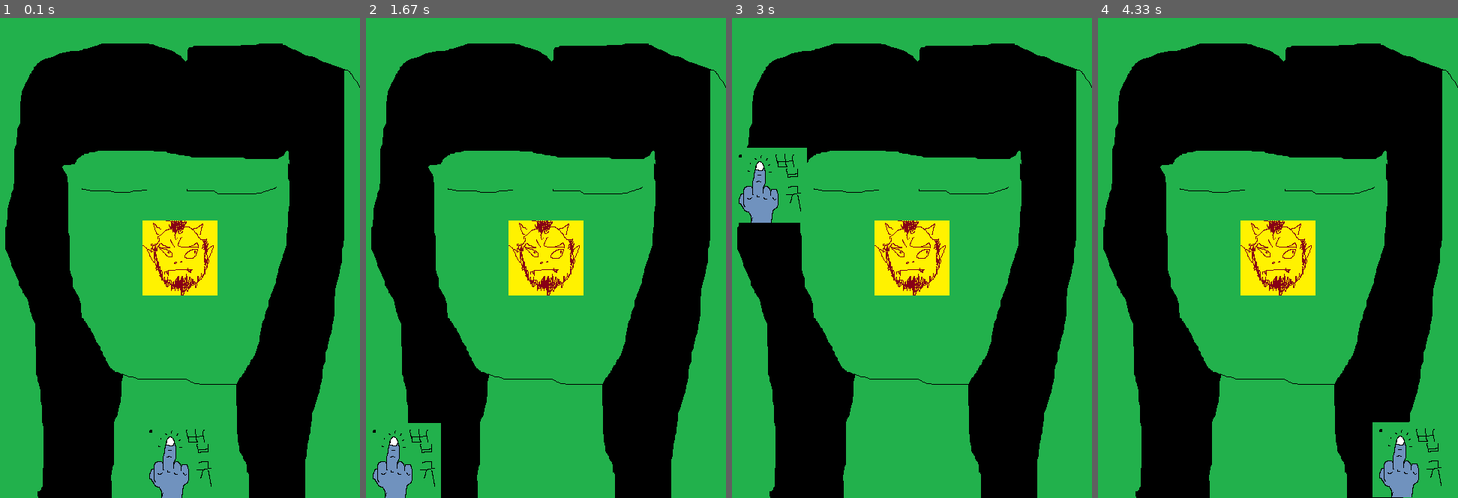
Above: before the commit, frames 1-4 (left to right).
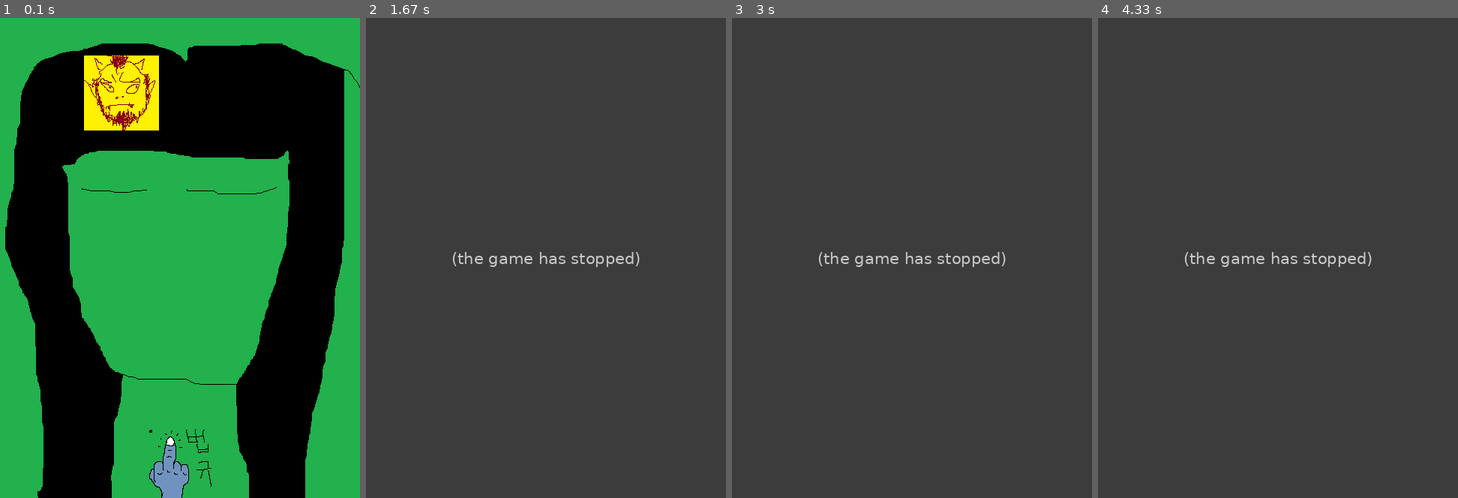
Above: after the commit, the same moments.

Repository: librabit/codeplay
Game: pygame game, started from pygame_original/06_collision.py
Two runs of this game, one before a commit and one after it. Both use one fixed random seed, a clock stepped at 60 frames per second and the inputs below.
Inputs:
- Up to frame 1 (0.1 s): no input
- Up to frame 2 (1.67 s): tap Enter at 0.33 s; hold Left 0.67-1.2 s; hold Down 1.23-1.53 s
- Up to frame 3 (3 s): hold Up 2-2.37 s
- Up to frame 4 (4.33 s): hold Down 3.07-3.43 s; hold Right from 3.97 s (still down)

The runs differ from the first frame. In frame 1, 6.5% of the frame differs, in the area x 23-61%, y 7-58%; in frame 2, 100%, in the area x 0-100%, y 0-100%; in frame 3, 100%; in frame 4, 100%.
After the commit the program exited at 0.73 s; later frames show no game.

Commit message:
4월 30일 똥피하기 게임 + 숫자넣기 완료 (민재, 현수, 윤수, 다음시간 똥 총쏘기)

Diff:
--- a/pygame_original/06_collision.py
+++ b/pygame_original/06_collision.py
@@ -1,5 +1,6 @@
 # -*- coding: utf-8 -*-
 import pygame
+import random
 
 pygame.init() # 초기화 (반드시 필요)
 
@@ -32,8 +33,8 @@
 enemy_size = enemy.get_rect().size #스프라이트를 사각형 형태로 가로세로 크기 구함
 enemy_width = enemy_size[0] #위에서 얻은 튜플의 1번째 값. 자동생성
 enemy_height = enemy_size[1] #위에서 얻은 튜플의 2번째 값. 자동생성.
-enemy_xPos = (screen_width / 2) - (enemy_width / 2) #화면 가로 정중앙
-enemy_yPos = (screen_height / 2) - (enemy_height / 2) #화면 세로 맨아래
+enemy_xPos = random.randint(0, (screen_width - enemy_width)) #화면 가로 정중앙
+enemy_yPos = 0 #화면 세로 맨아래
 
 #이동할 좌표
 to_x = 0
@@ -41,6 +42,7 @@
 
 #이동속도 고정해주기
 character_speed = 1
+enemy_speed = 10
 
 #이벤트 루프 - 종료까지 대기
 running = True #실행중인지 확인
@@ -56,15 +58,15 @@
                 to_x -= character_speed
             elif event.key == pygame.K_RIGHT: #오른쪽 화살표
                 to_x += character_speed
-            elif event.key == pygame.K_UP: #위쪽 화살표
-                to_y -= character_speed
-            elif event.key == pygame.K_DOWN: #아랫쪽 화살표
-                to_y += character_speed
+            # elif event.key == pygame.K_UP: #위쪽 화살표
+            #     to_y -= character_speed
+            # elif event.key == pygame.K_DOWN: #아랫쪽 화살표
+            #     to_y += character_speed
         if event.type == pygame.KEYUP: # 키보드에서 손을 뗐을 때 중지
             if event.key == pygame.K_LEFT or event.key == pygame.K_RIGHT: #가로움직임
                 to_x = 0
-            elif event.key == pygame.K_UP or event.key == pygame.K_DOWN: #세로움직임
-                to_y = 0
+            # elif event.key == pygame.K_UP or event.key == pygame.K_DOWN: #세로움직임
+            #     to_y = 0
 
     # screen.fill((200, 200, 200)) # 배경을 이미지가 아닌 색으로 지정하는 방법 RGB
 
@@ -79,10 +81,16 @@
     elif character_xPos > screen_width - character_width:
        character_xPos = screen_width - character_width
     # 세로 스크린내 안벗어나게
-    if character_yPos < 0:
-        character_yPos = 0
-    elif character_yPos > screen_height - character_height:
-        character_yPos = screen_height - character_height
+    # if character_yPos < 0:
+    #     character_yPos = 0
+    # elif character_yPos > screen_height - character_height:
+    #     character_yPos = screen_height - character_height
+
+    enemy_yPos += enemy_speed
+    if enemy_yPos > screen_height:
+        enemy_yPos = 0
+        enemy_speed = random.randint(1, 3)
+        enemy_xPos = random.randint(0, screen_width - enemy_width)
 
     #충돌 처리하기
     character_rect = character.get_rect() #get_rect는 가로세로 크기를 가져옴
--- a/pygame_original/07_text.py
+++ b/pygame_original/07_text.py
@@ -40,7 +40,7 @@
 game_font = pygame.font.Font(None, 40) #폰트 객체 생성 (폰트종류, 크기) none은 기본
 
 # 게임제한시간
-total_time = 10
+total_time = 0
 
 #시작시간 정보
 start_ticks = pygame.time.get_ticks() #파이썬상에서 돌아가는 시계의 틱을 받아와 저장.
@@ -112,12 +112,9 @@
     #타이머 집어넣기
     #경과시간 계산
     elapsed_time = (pygame.time.get_ticks() - start_ticks) / 1000 #밀리세컨드를 1000으로 나눠 초단위 표시
-    timer = game_font.render(str(int(total_time - elapsed_time)), True, (0, 0, 0)) #소숫점을 짜르기 위해 int로 바꾼 뒤, 문자열로 바꿔 글씨 출력
+    timer = game_font.render(str(int(total_time + elapsed_time)), False, (0, 0, 0)) #소숫점을 짜르기 위해 int로 바꾼 뒤, 문자열로 바꿔 글씨 출력
     # 출력할 글자, True, 글씨색
-    if total_time - elapsed_time <= 0:
-        print("타임아웃!")
-        # timer = game_font.render("Time Out", True, (255, 255, 255))
-        running = False
+
 
     #화면상에 이미지 출력하기 (실제 오브젝트의 위치가 아님!)
     screen.blit(bg, (0, 0)) # blit = 배경 그리기
--- a/pygame_original/09_ddong.py
+++ b/pygame_original/09_ddong.py
@@ -74,10 +74,6 @@
     elif character_xPos > screen_width - character_width:
         character_xPos = screen_width - character_width
 
-    enemy_yPos += enemy_speed
-    if enemy_yPos > screen_height:
-        enemy_yPos = 0
-        enemy_xPos = random.randint(0, (screen_width - enemy_width))
 
     # 4. 충돌처리
     character_rect = character.get_rect()
@@ -88,6 +84,12 @@
     enemy_rect.left = enemy_xPos
     enemy_rect.top = enemy_yPos
 
+    enemy_yPos += enemy_speed
+    if enemy_yPos > screen_height:
+        enemy_yPos = 0
+        enemy_xPos = random.randint(0, (screen_width - enemy_width))
+
+
     if character_rect.colliderect(enemy_rect):
         print("사망! 사망")
         running = False
@@ -96,6 +98,7 @@
     screen.blit(bg, (0, 0))
     screen.blit(character, (character_xPos, character_yPos))
     screen.blit(enemy, (enemy_xPos, enemy_yPos))
+
     pygame.display.update() # 게임화면을 새로고침해줌.
 
 #종료시간 살짝 늦추기
--- /dev/null
+++ b/pygame_original/test.py
@@ -0,0 +1,5 @@
+import random
+
+random_num = random.randint(0, 10)
+
+print(random_num)
--- a/pygame_shooting/01_frame.py
+++ b/pygame_shooting/01_frame.py
@@ -102,7 +102,6 @@
         print("사망! 사망")
         running = False
 
-    if
 
     # 5. 화면에 그리기
     screen.blit(bg, (0, 0))
Empty file added: pygame_original/Untitled-1.txt
